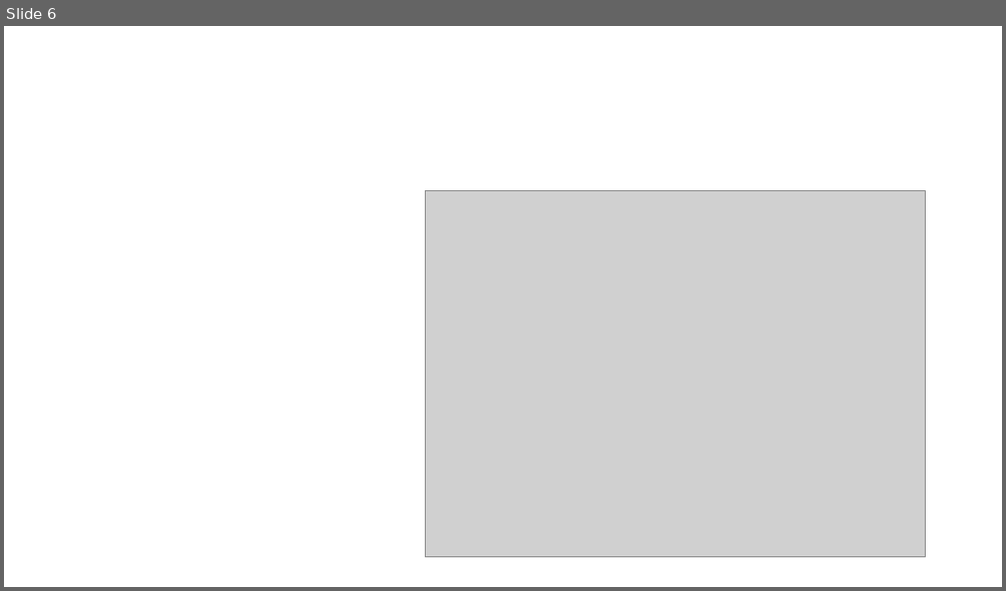
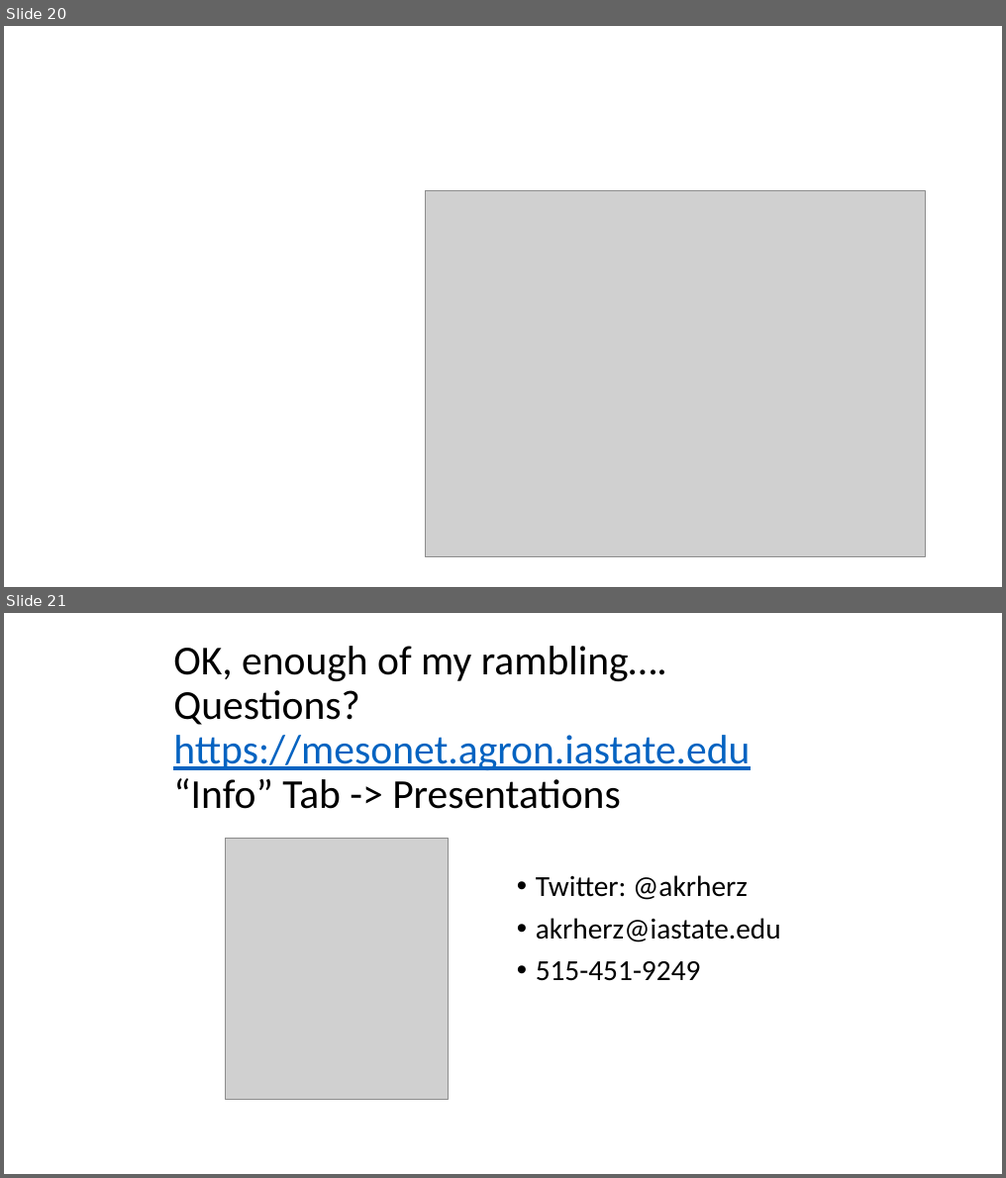
Before and after one commit to akrherz/akrherz, a slide deck: presentations/200205_agron600b/herzmann_600b.pptx. Shown one above the other, each under a label of ours: slide 6 before the commit, slides 20 and 21 after it. The pictures are 1006x591 and 1006x1178 pixels, drawn with LibreOffice and Linux fonts; fonts in the diff are those of the drawing; grey boxes stand for pictures. Boxes give left, top, right and bottom in pixels: in the first picture for what was removed or moved away, otherwise in the second. Text is boxed around its words. In the diff, an @@ line names an element or a change of style, - is before the commit and + after.

```diff
--- a/presentations/200205_agron600b/herzmann_600b.pptx
+++ b/presentations/200205_agron600b/herzmann_600b.pptx
@@ slide 21 added at (x1=4, y1=613, x2=1002, y2=1174), background #FFFFFF @@
@@ title added at (x1=173, y1=646, x2=749, y2=809), 39.6 pt, text #000000 @@
+OK, enough of my rambling…. Questions?
+https://mesonet.agron.iastate.edu
+“Info” Tab -> Presentations
@@ picture added at (x1=226, y1=838, x2=449, y2=1100) @@
@@ text added at (x1=536, y1=875, x2=781, y2=981), 28 pt, text #000000 @@
+• Twitter: @akrherz
+• akrherz@iastate.edu
+• 515-451-9249
@@ what was slide 6 is now slide 20 @@
```
Also in this commit, not shown: 2 slides changed, 14 other slides added.
